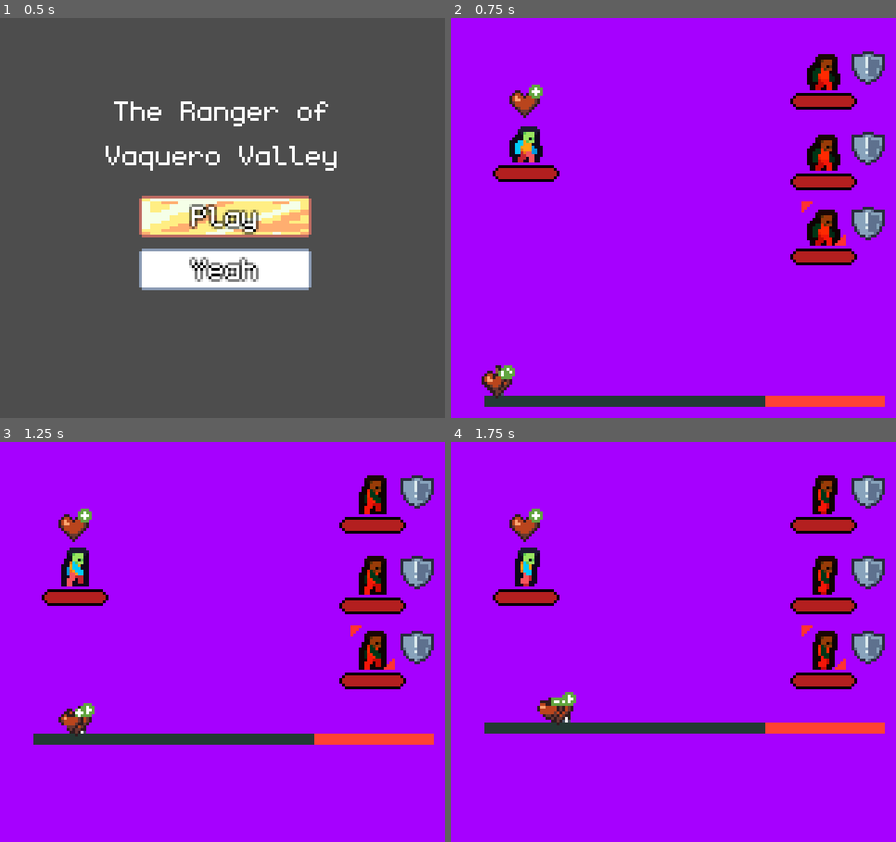
Above: before the commit, frames 1-4 (two rows, left to right).
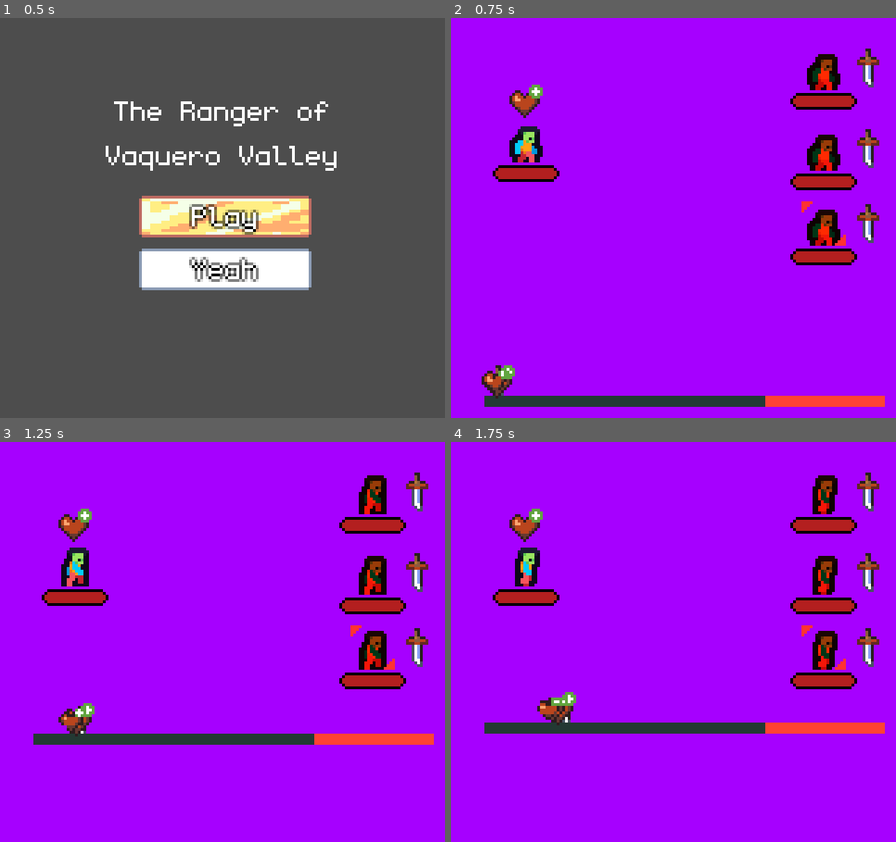
Above: after the commit, the same moments.

Repository: JohnathanRH/GBJAM
Game: Godot game, scene res://screens/main_menu/main_menu.tscn
Two runs of this game, one before a commit and one after it. Both use one fixed random seed, a clock stepped at 60 frames per second and the inputs below.
Inputs:
- Up to frame 1 (0.5 s): no input
- Up to frame 2 (0.75 s): tap Enter (A) at 0.5 s; hold D (pad_right) from 0.53 s (still down); hold Enter (A) from 0.53 s (still down)
- Up to frame 3 (1.25 s): keep holding D (pad_right); keep holding Enter (A)
- Up to frame 4 (1.75 s): release D (pad_right) at 1.28 s; release Enter (A) at 1.28 s; hold S (pad_down) from 1.28 s (still down); tap Enter (A) at 1.35 s

Frame 1 is identical in both runs. In frame 2, 1.5% of the frame differs, in the area x 90-98%, y 7-57%; in frame 3, 1.5%; in frame 4, 1.5%.

Commit message:
Prevent double choosing intent

Diff:
--- a/wild-west/entities/enemy/enemy.gd
+++ b/wild-west/entities/enemy/enemy.gd
@@ -21,8 +21,13 @@
 	select_random_bullet()
 
 func select_random_bullet() -> void:
-	var intents = $BehaviourMan.get_children()
-	selected_intent = intents.pick_random()
+	var pool = $BehaviourMan.get_children().duplicate()
+	if pool.size() > 1:
+		for i in pool.size():
+			if pool[i] == selected_intent:
+				pool.pop_at(i)
+				break
+	selected_intent = pool.pick_random()
 	$IntentIcon.texture = selected_intent.icon
 
 func death() -> void:
--- a/wild-west/entities/enemy/test_yeehaw.tres
+++ b/wild-west/entities/enemy/test_yeehaw.tres
@@ -3,10 +3,11 @@
 [ext_resource type="Script" uid="uid://dh7bfboklvbvo" path="res://common/resources/enemy.gd" id="1_7hicu"]
 [ext_resource type="Texture2D" uid="uid://cjcl2srddwsmg" path="res://assets/TESTONLY/symbol_heal.png" id="1_tih4o"]
 [ext_resource type="PackedScene" uid="uid://dflajau3iu10t" path="res://props/intents/block/block_intent.tscn" id="3_3egju"]
+[ext_resource type="PackedScene" uid="uid://82xv5ya3eubr" path="res://props/intents/damage/light_damage.tscn" id="3_l6x8f"]
 
 [resource]
 script = ExtResource("1_7hicu")
-intents = Array[PackedScene]([ExtResource("3_3egju")])
+intents = Array[PackedScene]([ExtResource("3_3egju"), ExtResource("3_l6x8f")])
 gauge_duration = 6.5
 safe_segment = 0.7
 gauge_icon = ExtResource("1_tih4o")
--- a/wild-west/screens/main_game/main_game.tscn
+++ b/wild-west/screens/main_game/main_game.tscn
@@ -10,12 +10,13 @@
 [ext_resource type="PackedScene" uid="uid://cqqof33xxdhtc" path="res://props/bullet_container/bullets_container.tscn" id="7_bq5v2"]
 [ext_resource type="PackedScene" uid="uid://dflajau3iu10t" path="res://props/intents/block/block_intent.tscn" id="7_cuh3k"]
 [ext_resource type="Script" uid="uid://dh7bfboklvbvo" path="res://common/resources/enemy.gd" id="8_c6ykn"]
+[ext_resource type="PackedScene" uid="uid://82xv5ya3eubr" path="res://props/intents/damage/light_damage.tscn" id="9_cf5m0"]
 
 [sub_resource type="PlaceholderTexture2D" id="PlaceholderTexture2D_s1fef"]
 
 [sub_resource type="Resource" id="Resource_pys20"]
 script = ExtResource("8_c6ykn")
-intents = Array[PackedScene]([ExtResource("7_cuh3k")])
+intents = Array[PackedScene]([ExtResource("7_cuh3k"), ExtResource("9_cf5m0")])
 gauge_duration = 7.0
 safe_segment = 0.7
 gauge_icon = ExtResource("6_bq5v2")
@@ -23,7 +24,7 @@
 
 [sub_resource type="Resource" id="Resource_q5ngc"]
 script = ExtResource("8_c6ykn")
-intents = Array[PackedScene]([ExtResource("7_cuh3k")])
+intents = Array[PackedScene]([ExtResource("7_cuh3k"), ExtResource("9_cf5m0")])
 gauge_duration = 7.5
 safe_segment = 0.7
 gauge_icon = ExtResource("6_bq5v2")
Not shown, changed: wild-west/assets/audio/Vaquero Valley-2.mp3.import
